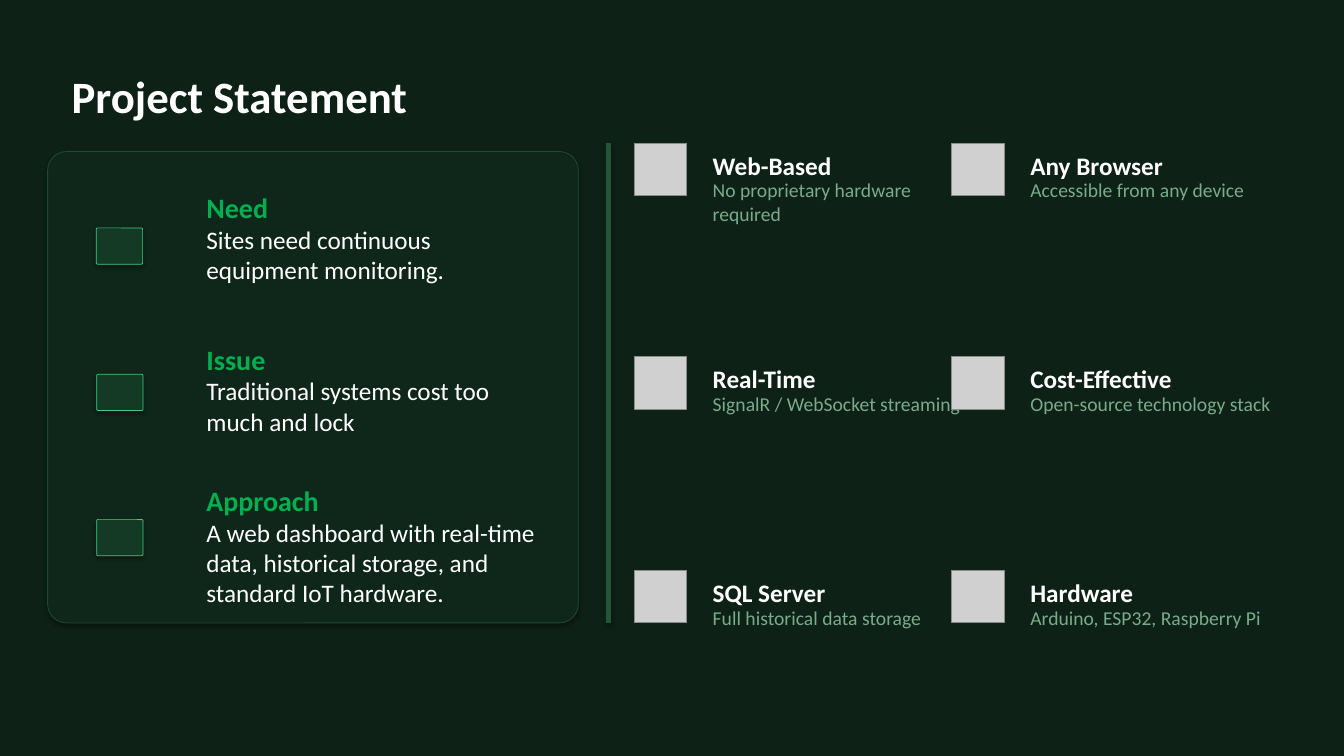
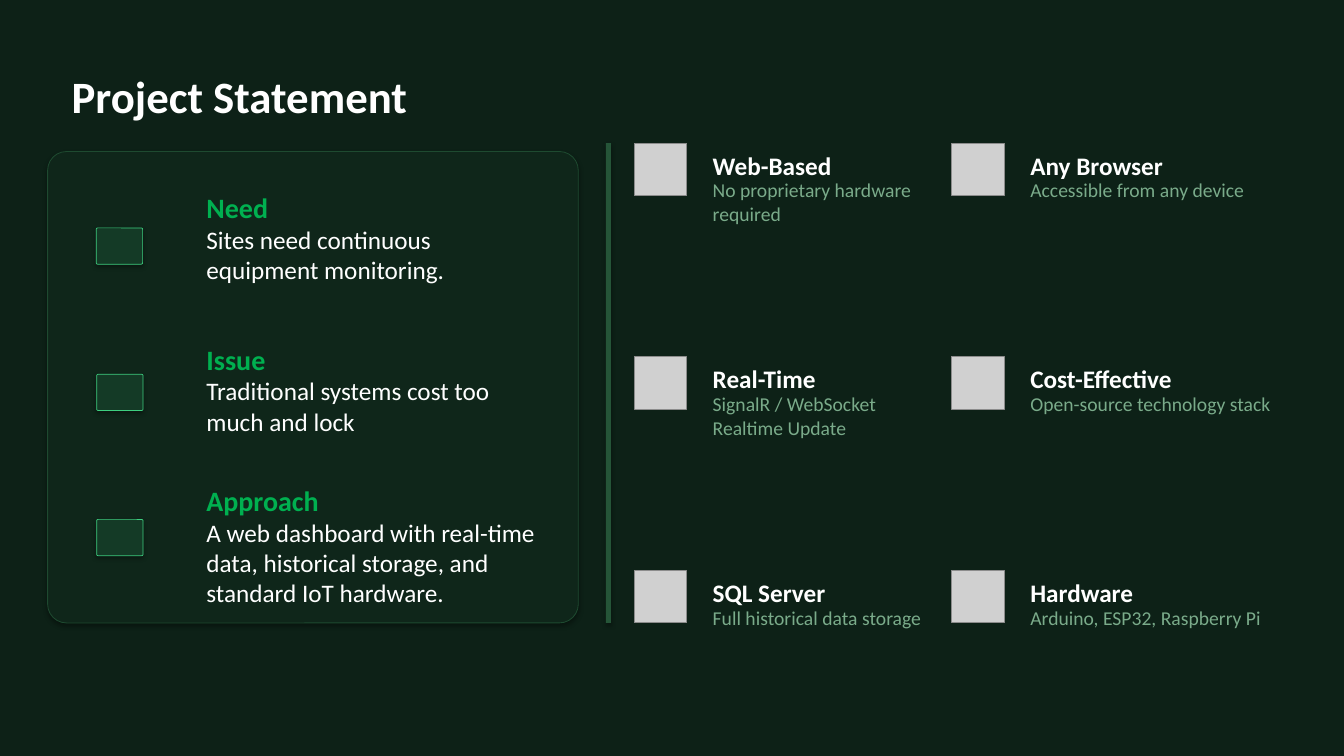
Before and after one commit to TranRTC/capstone_project, a slide deck: slide 3 of Documents/Presentation/Capstone Project Presentation.pptx. Drawn at 1344x756 pixels with LibreOffice and Linux fonts; fonts in the diff are those of the drawing; grey boxes stand for pictures. Boxes give left, top, right and bottom in pixels: in the first picture for what was removed or moved away, otherwise in the second. Text is boxed around its words. In the diff, an @@ line names an element or a change of style, - is before the commit and + after.

```diff
--- a/Documents/Presentation/Capstone Project Presentation.pptx
+++ b/Documents/Presentation/Capstone Project Presentation.pptx
@@ text at box(713, 397, 876, 438): text changed @@
-SignalR / WebSocket streaming
+SignalR / WebSocket
+Realtime Update
```
Also in this commit, not shown: 1 other slide changed, 14 other files.
